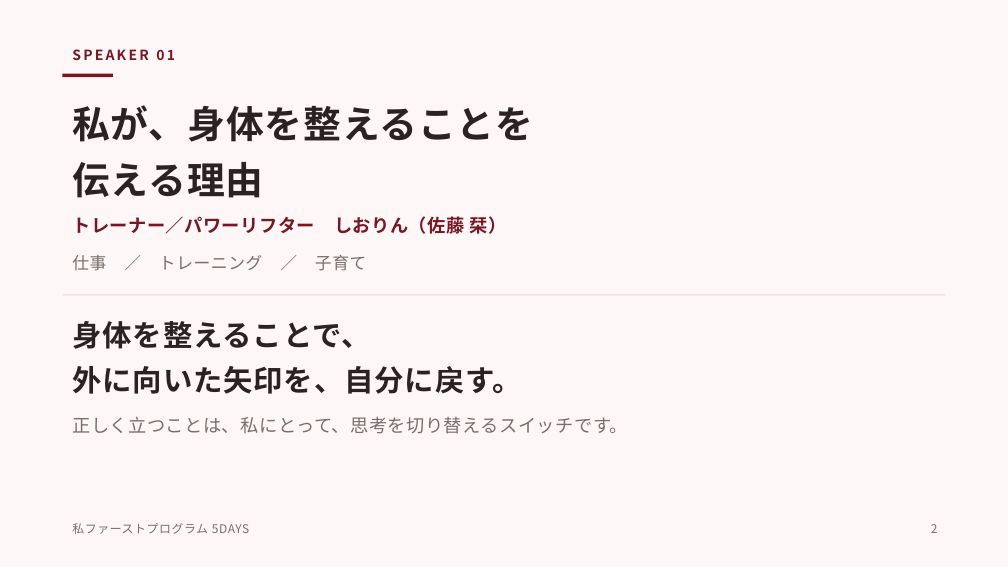
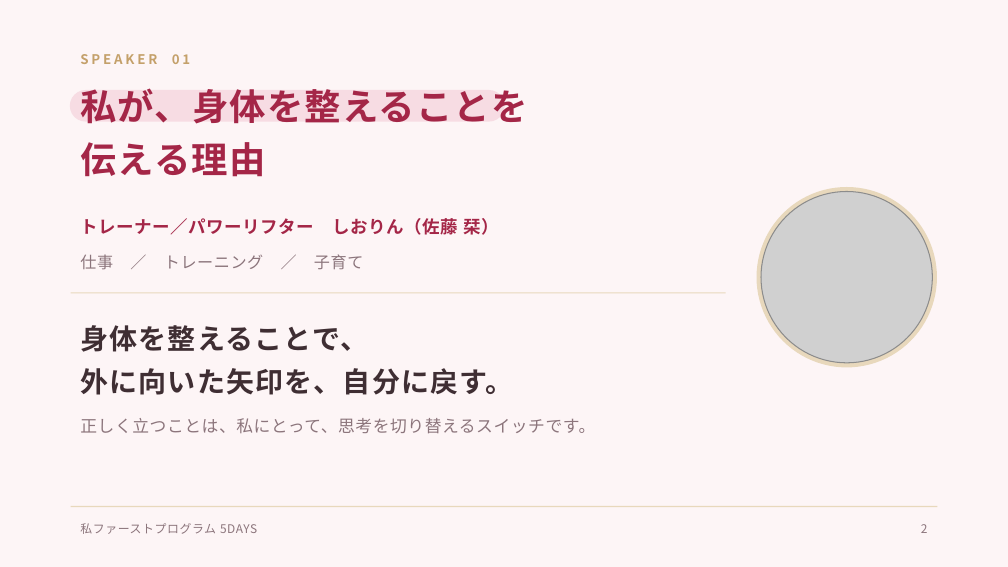
Before and after one commit to shiori0823/shiorin-trainer, a slide deck: slide 2 of jv-5days/deck/5days-kickoff.pptx. Drawn at 1008x567 pixels with LibreOffice and Linux fonts; fonts in the diff are those of the drawing; grey boxes stand for pictures. Boxes give left, top, right and bottom in pixels: in the first picture for what was removed or moved away, otherwise in the second. Text is boxed around its words. In the diff, an @@ line names an element or a change of style, - is before the commit and + after.

```diff
--- a/jv-5days/deck/5days-kickoff.pptx
+++ b/jv-5days/deck/5days-kickoff.pptx
@@ background #FDF7F7 to #FDF5F6 @@
@@ text "SPEAKER 01": place and size @@
-text "SPEAKER 01" at (72,49,175,60)
+text "SPEAKER 01" at (80,54,191,64)
@@ text "SPEAKER 01" at (80,54,191,64): size 10 to 9.5 pt, text colour #7A1524 to #C4A06A, letter spacing 1.6 to 2 pt @@
@@ rectangle removed at (62,74,113,78) @@
@@ text "私が、身体を整えることを": place and size @@
-text "私が、身体を整えることを" at (72,105,533,198)
+text "私が、身体を整えることを" at (80,88,527,177)
@@ text "私が、身体を整えることを" at (80,88,527,177): size 27 to 26 pt, text colour #2B2224 to #A42647, letter spacing 0.6 to 0.8 pt; line spacing 40pt to 38pt @@
@@ rounded rectangle added at (71,91,504,121), fill #F7DCE3, outline #F7DCE3 1 pt @@
@@ ellipse added at (756,186,936,367), fill #E8D8BC @@
@@ picture added at (761,192,932,363) @@
@@ text "トレーナー／パワーリフター しおりん（佐藤 栞）": place and size @@
-text "トレーナー／パワーリフター しおりん（佐藤 栞）" at (72,216,507,234)
+text "トレーナー／パワーリフター しおりん（佐藤 栞）" at (80,218,499,235)
@@ text "トレーナー／パワーリフター しおりん（佐藤 栞）" at (80,218,499,235): size 13 to 12.5 pt, text colour #7A1524 to #A42647 @@
@@ text "仕事 ／ トレーニング ／ 子育て": place and size @@
-text "仕事 ／ トレーニング ／ 子育て" at (72,255,366,271)
+text "仕事 ／ トレーニング ／ 子育て" at (80,254,363,270)
@@ text "仕事 ／ トレーニング ／ 子育て" at (80,254,363,270): size 12 to 11.5 pt, text colour #7A6E6B to #8C757C @@
@@ rectangle: place and size @@
-rectangle at (62,294,946,295)
+rectangle at (71,292,726,293)
@@ rectangle at (71,292,726,293): fill #E8DCDB to #E8D8BC @@
@@ text "身体を整えることで、": place and size @@
-text "身体を整えることで、" at (72,321,522,394)
+text "身体を整えることで、" at (80,325,513,395)
@@ text "身体を整えることで、" at (80,325,513,395): size 21 to 20 pt, text colour #2B2224 to #3F2E33, letter spacing 0.6 to 0.8 pt; line spacing 32pt to 31pt @@
@@ text "正しく立つことは、私にとって、思考を切り替えるスイッチです。": place and size @@
-text "正しく立つことは、私にとって、思考を切り替えるスイッチです。" at (72,416,628,434)
+text "正しく立つことは、私にとって、思考を切り替えるスイッチです。" at (80,418,595,434)
@@ text "正しく立つことは、私にとって、思考を切り替えるスイッチです。" at (80,418,595,434): size 13 to 12 pt, text colour #7A6E6B to #8C757C @@
@@ rectangle added at (71,506,937,507), fill #E8D8BC @@
@@ text "私ファーストプログラム 5DAYS" at (80,523,257,534): text colour #7A6E6B to #8C757C @@
@@ text "私ファーストプログラム 5DAYS": place and size @@
-text "私ファーストプログラム 5DAYS" at (72,523,249,534)
+text "私ファーストプログラム 5DAYS" at (80,523,257,534)
@@ text "2": place and size @@
-text "2" at (931,524,938,533)
+text "2" at (921,524,928,533)
@@ text "2" at (921,524,928,533): text colour #7A6E6B to #8C757C @@
```
Also in this commit, not shown: 11 other slides changed, 5 other files.
